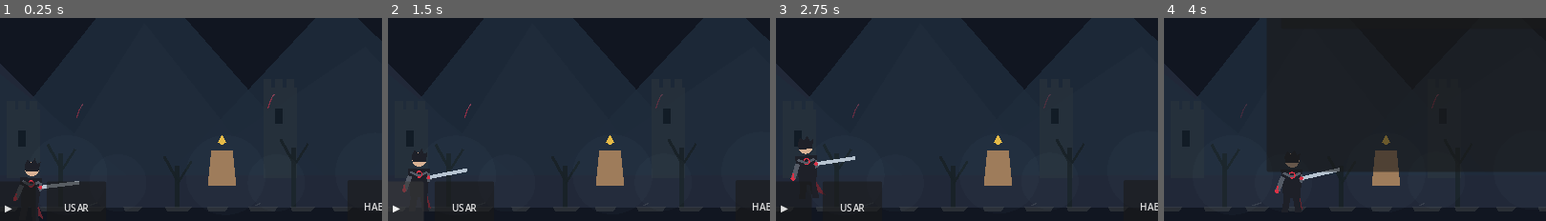
Above: before the commit, frames 1-4 (left to right).
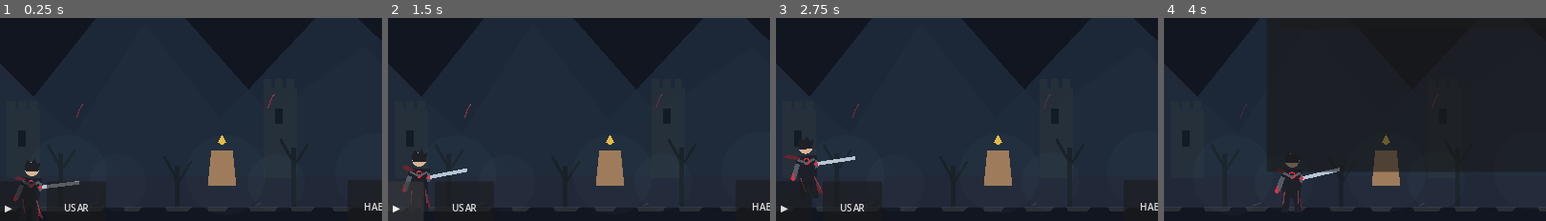
Above: after the commit, the same moments.

Repository: LoloscarPrr/EchoFragment
Game: Godot game, scene res://scenes/main/Main.tscn
Same seed, same stepped clock (60 frames per second), same inputs: the game is played once before the commit and once after it.
Inputs:
- Up to frame 1 (0.25 s): no input
- Up to frame 2 (1.5 s): click "◀" at 0.5 s; click "▶" at 1.25 s
- Up to frame 3 (2.75 s): click "SALTO" at 2 s
- Up to frame 4 (4 s): click "ESQ" at 2.75 s; click "INV" at 3.5 s
The pictures show only the part of the screen within x 13-63%, y 45-95%; the shares and areas given below are measured in that part.

The runs differ from the first frame. In frame 1, less than 0.1% of the frame differs, in the area x 3-11%, y 77-97%; in frame 2, 0.1%; in frame 3, 0.1%, in the area x 2-12%, y 67-86%; in frame 4, less than 0.1%.

Commit message:
feat(player): add animated scarf, coat detailing and arcade sword trails

Diff:
--- a/scripts/player/ProtagonistProxyVisual.gd
+++ b/scripts/player/ProtagonistProxyVisual.gd
@@ -96,5 +96,26 @@
 	draw_line(hilt - Vector2(0, 7), hilt + Vector2(0, 7), metal, 4.0)
 	draw_circle(hilt, 3.0, echo)
 
+	# Animated scarf and coat stitching accentuate direction and momentum.
+	var flutter := sin(_time * 8.0) * 3.0
+	var scarf_pull := -10.0 if anim_state == &"run_forward" else -4.0
+	if anim_state == &"jump_rise" or anim_state == &"jump_fall":
+		scarf_pull = -13.0
+	draw_colored_polygon(PackedVector2Array([
+		Vector2(-8 * flip, -20 + crouch),
+		Vector2(-17 * flip, -17 + crouch),
+		Vector2((scarf_pull - 25.0) * flip, -22 + flutter + crouch),
+		Vector2((scarf_pull - 18.0) * flip, -27 + flutter + crouch)
+	]), wine)
+	draw_line(Vector2(-12 * flip, 14 + crouch), Vector2((-13 + coat_swing) * flip, 37 + crouch), Color(0.57, 0.25, 0.30, 0.78), 2.0)
+	draw_line(Vector2(11 * flip, 13 + crouch), Vector2((13 + coat_swing) * flip, 35 + crouch), Color(0.57, 0.25, 0.30, 0.78), 2.0)
+
+	# An arc follows the sword's active attack poses; purely visual, no hitbox change.
+	if anim_state == &"attack_light" and drawing_index >= 2 and drawing_index <= 4:
+		var arc_alpha := 0.42 if drawing_index == 3 else 0.22
+		var center := hilt + Vector2(14.0 * flip, 0)
+		draw_arc(center, 67.0, -0.83 if flip > 0 else PI - 0.83, 0.65 if flip > 0 else PI + 0.65, 19, Color(0.93, 0.23, 0.31, arc_alpha), 5.0)
+		draw_arc(center, 73.0, -0.52 if flip > 0 else PI - 0.52, 0.35 if flip > 0 else PI + 0.35, 13, Color(0.95, 0.74, 0.76, arc_alpha * 0.6), 2.0)
+
 	# Broken circular brooch.
 	draw_arc(Vector2(0, -13 + crouch), 5.0, -2.7, 2.2, 14, echo, 2.0)
